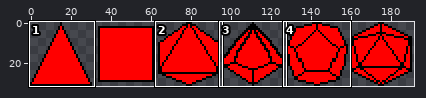
One commit to this pixel-art file: Art/Dice/Dice.aseprite. The first picture is a wide view before the edit; the outline marks the close-up.
Close-up. Earlier state:
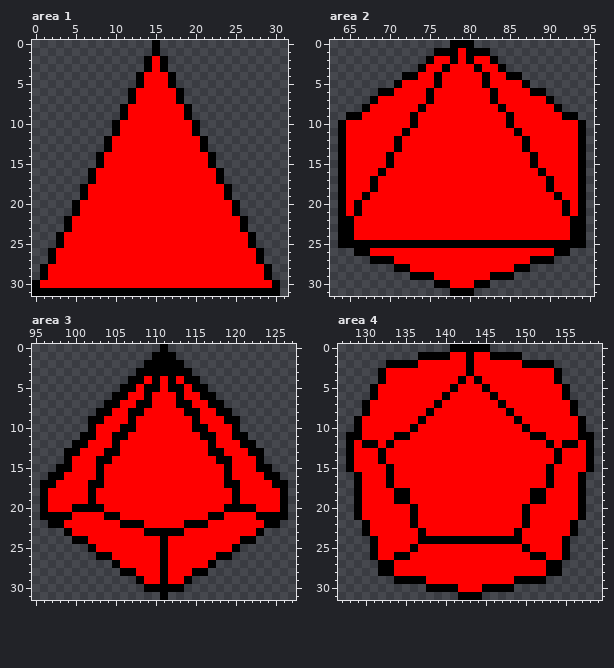
192x32 pixels, 1 frame. Shown: area 1: x 0..31, y 0..31; area 2: x 63..95, y 0..31; area 3: x 95..127, y 0..31; area 4: x 127..159, y 0..31. The commit also changed other parts of the picture, which this record leaves out.
The same view after the edit:
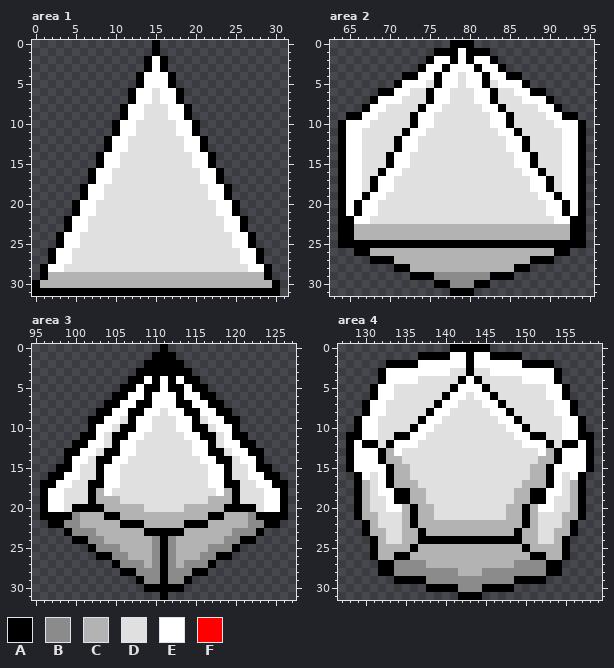
Palette (. is transparent): A #000000  B #8b8b8b  C #b3b3b3  D #e0e0e0  E #ffffff  F #ff0000
Edits made:
Changed rows in their new state; - is an unchanged pixel.
Area 1, layer "D4":
first column x 1:
 2 --------------E--------------
 3 --------------E--------------
 4 -------------EEE-------------
 5 -------------EEE-------------
 6 ------------EEDEE------------
 7 ------------EEDEE------------
 8 -----------EEDDDEE-----------
 9 -----------EEDDDEE-----------
10 ----------EEDDDDDEE----------
11 ----------EEDDDDDEE----------
12 ---------EEDDDDDDDEE---------
13 ---------EEDDDDDDDEE---------
14 --------EEDDDDDDDDDEE--------
15 --------EEDDDDDDDDDEE--------
16 -------EEDDDDDDDDDDDEE-------
17 -------EEDDDDDDDDDDDEE-------
18 ------EEDDDDDDDDDDDDDEE------
19 ------EEDDDDDDDDDDDDDEE------
20 -----EEDDDDDDDDDDDDDDDEE-----
21 -----EEDDDDDDDDDDDDDDDEE-----
22 ----EEDDDDDDDDDDDDDDDDDEE----
23 ----EEDDDDDDDDDDDDDDDDDEE----
24 ---EEDDDDDDDDDDDDDDDDDDDEE---
25 ---EEDDDDDDDDDDDDDDDDDDDEE---
26 --EEDDDDDDDDDDDDDDDDDDDDDEE--
27 --EEDDDDDDDDDDDDDDDDDDDDDEE--
28 -EEDDDDDDDDDDDDDDDDDDDDDDDEE-
29 -CCCCCCCCCCCCCCCCCCCCCCCCCCC-
30 CCCCCCCCCCCCCCCCCCCCCCCCCCCCC
Area 2, layer "D8":
first column x 65:
 1 --------------E--------------
 2 -----------EE-E-EE-----------
 3 ----------EE-EEE-EE----------
 4 ---------EE-EEDEE-EE---------
 5 -------EEED-EEDEE-DEEE-------
 6 ------EEDD-EEDDDEE-DDEE------
 7 ----EEEDDD-EEDDDEE-DDDEEE----
 8 ---EEDDDD-EEDDDDDEE-DDDDEE---
 9 --EEDDDD-EEDDDDDDDEE-DDDDEE--
10 EEEDDDDD-EEDDDDDDDEE-DDDDDEEE
11 EEDDDDD-EEDDDDDDDDDEE-DDDDDEE
12 EEDDDD-EEDDDDDDDDDDDEE-DDDDEE
13 EEDDDD-EEDDDDDDDDDDDEE-DDDDEE
14 EEDDD-EEDDDDDDDDDDDDDEE-DDDEE
15 EEDDD-EEDDDDDDDDDDDDDEE-DDDEE
16 EEDD-EEDDDDDDDDDDDDDDDEE-DDEE
17 EED-EEDDDDDDDDDDDDDDDDDEE-DEE
18 EED-EEDDDDDDDDDDDDDDDDDEE-DEE
19 EE-EEDDDDDDDDDDDDDDDDDDDEE-EE
20 E-EEDDDDDDDDDDDDDDDDDDDDDEE-E
21 E-EEDDDDDDDDDDDDDDDDDDDDDEE-E
22 -EEDDDDDDDDDDDDDDDDDDDDDDDEE-
23 -CCCCCCCCCCCCCCCCCCCCCCCCCCC-
24 -CCCCCCCCCCCCCCCCCCCCCCCCCCC-
26 ---CCCCCCCCCCCCCCCCCCCCCCC---
27 ------CCCCCCCCCCCCCCCCC------
28 --------CCCCCCCCCCCCC--------
29 -----------BBBBBBB-----------
30 -------------BBB-------------
Area 3, layer "D10":
first column x 97:
 4 ------------E-E-E------------
 5 -----------E--E--E-----------
 6 ----------EE-EEE-EE----------
 7 ---------EE--EEE--EE---------
 8 --------EE--EEDEE--EE--------
 9 -------EED-EEDDDEE-DEE-------
10 ------EED--EEDDDEE--DEE------
11 ------ED--EEDDDDDEE--DE------
12 -----EED-EEDDDDDDDEE-DEE-----
13 ----EED--EEDDDDDDDEE--DEE----
14 ---EED--EEDDDDDDDDDEE--DEE---
15 ---EDD-EEDDDDDDDDDDDEE-DDE---
16 --EEDD-EEDDDDDDDDDDDEE-DDEE--
17 -EEDD--EEDDDDDDDDDDDEE--DDEE-
18 EEDDD-CEDDDDDDDDDDDDDEC-DDDEE
19 EEDDD-CCCDDDDDDDDDDDCCC-DDDEE
20 EED----CCCCCDDDDDCCCCC----DEE
21 ---BCCC--CCCCCCCCCCC--CCCB---
22 --BBCCCCC---CCCCC---CCCCCBB--
23 ---BBBCCCCCC-----CCCCCCBBB---
24 -----BBCCCCCCB-BCCCCCCBB-----
25 ------BBBCCCCB-BCCCCBBB------
26 --------BBCCCB-BCCCBB--------
27 ---------BBBCB-BCBBB---------
28 -----------BBB-BBB-----------
29 ------------BB-BB------------
Area 4, layer "D12":
first column x 129:
 1 ------------EE-EE------------
 2 --------EEEEEE-EEEEEE--------
 3 ----EEEEEEEEDD-DDEEEEEEEE----
 4 ----EEEEDDDDD-E-DDDDDEEEE----
 5 ---EEDDDDDDD-EEE-DDDDDDDEE---
 6 ---EEDDDDDD-EEDEE-DDDDDDEE---
 7 --EEDDDDDD-EEDDDEE-DDDDDDEE--
 8 --EEDDDDD-EEDDDDDEE-DDDDDEE--
 9 -EEDDDDD-EEDDDDDDDEE-DDDDDEE-
10 -EEDDDD-EEDDDDDDDDDEE-DDDDEE-
11 -EEDD--EEDDDDDDDDDDDEE--DDEE-
12 E--D-EEEDDDDDDDDDDDDDEEE-D--E
13 EEE-CEDDDDDDDDDDDDDDDDDEC-EEE
14 EEE-CCDDDDDDDDDDDDDDDDDCC-EEE
15 EEEE-CCDDDDDDDDDDDDDDDCC-EEEE
16 -EDE-CCDDDDDDDDDDDDDDDCC-EDE-
17 -CDE-CCCDDDDDDDDDDDDDCCC-EDC-
18 -CDEE--CCDDDDDDDDDDDCC--EEDC-
19 -CDDE--CCDDDDDDDDDDDCC--EDDC-
20 -CDDEEC-CCDDDDDDDDDCC-CEEDDC-
21 -CCDDDC-CCDDDDDDDDDCC-CDDDCC-
22 --CDDDC-CCCCCCCCCCCCC-CDDDC--
23 --CCDDCC-CCCCCCCCCCC-CCDDCC--
24 ---CDDCC-------------CCDDC---
25 ---CCCC-CCCCCCCCCCCCC-CCCC---
26 ---CC--CCCCCCCCCCCCCCC--CC---
27 -----BBBBCCCCCCCCCCCBBBB-----
28 -----BBBBBBBBCCCBBBBBBBB-----
29 ---------BBBBBBBBBBB---------
30 -------------BBB-------------
Pixel boxes of the changes (left, top, right, bottom) in both close-ups:
changed: (40, 56, 272, 288)
changed: (346, 48, 578, 288)
changed: (48, 376, 280, 584)
changed: (354, 352, 586, 592)
